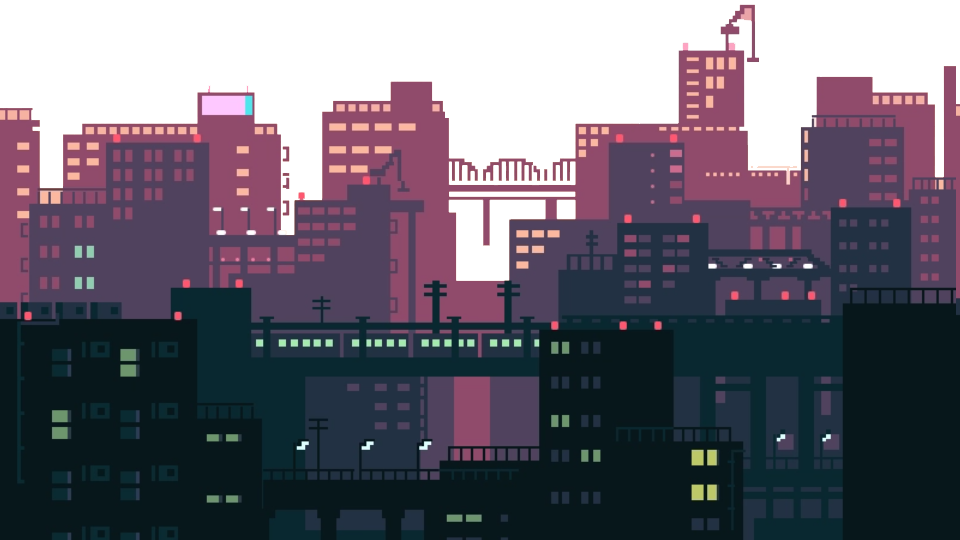
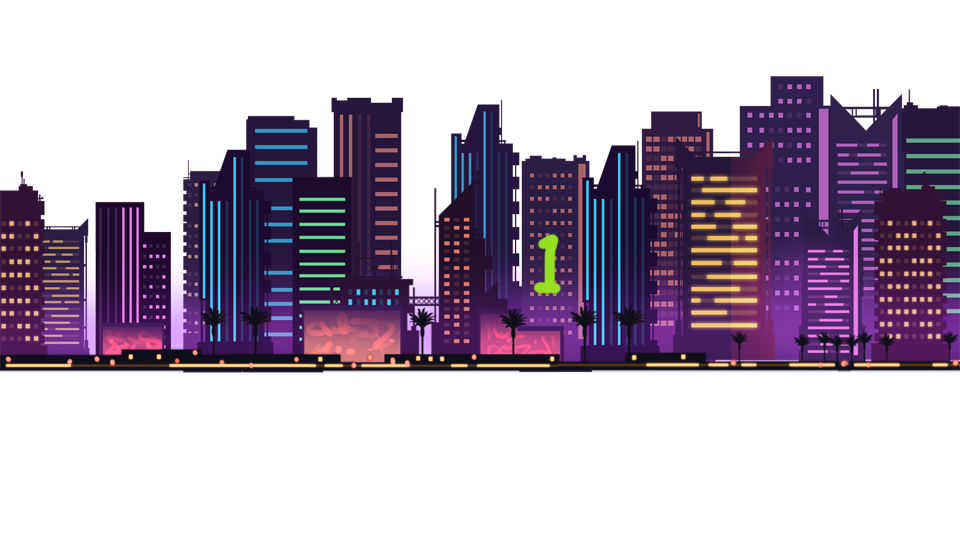
Revision of a layered 960px x 540px image; what changed, layer by layer:
renamed "图层 2" to "图层 1", painted on it over (532, 104, 960, 540)
renamed "图层 1" to "e1", painted on it over (0, 4, 960, 540)
